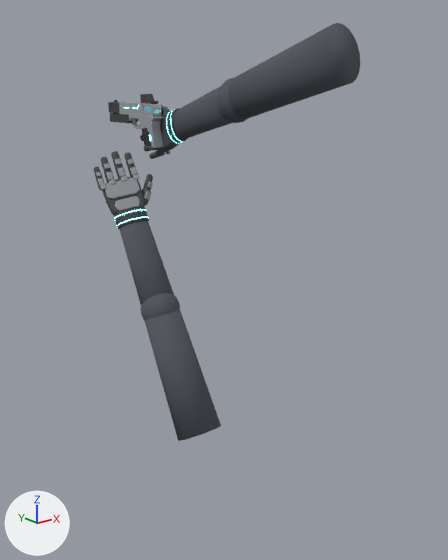
An edit to the Blender file blender/xm9.blend, drawn before and after from the same camera.
One viewpoint serves both versions: a 50 mm camera at (-0.902, -1.435, 0.109) aimed at (0.019, -0.283, -0.352). The lights are fixed; the arrows at lower left show +X, +Y and +Z. The first picture is the older version.

Names of what the first picture shows: 'Frame', 'GloveMesh.L', 'GloveMesh.R' and 7 more.
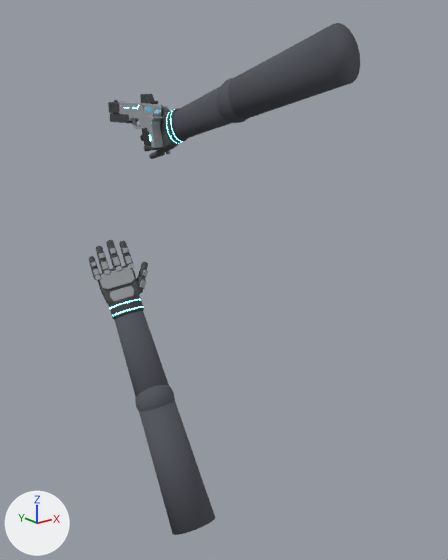
Boxes [x1, y1, x2, y2] around the edits, measured in the pictures (448 x 560 px):
'GloveMesh.L', moved: before [94, 151, 221, 441]; after [89, 240, 215, 535]

What the commit changed:
Object 'GloveMesh.L' (ob_glovemesh_l) moves from (-0.11, -0.06, -0.2) to (-0.16, -0.1, -0.42).
